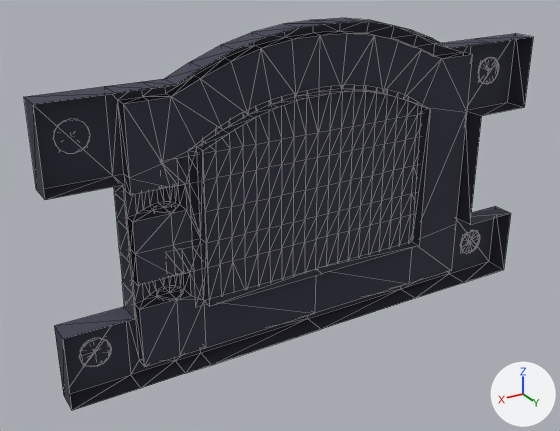
An edit to the glTF model kits/workfiles/m3-base/cast-iron-stove-door.glb, drawn before and after from the same camera.
Before and after are seen from a 50 mm camera at (0.436, 0.663, 0.472) aimed at (0.036, -0.004, 0.139). Lighting does not change. The marker at lower right points along +X, +Y and +Z. The first picture is the older version. Mesh edges are drawn as thin lines. Vertices at exactly the same position are counted once.

Objects in the first picture: 'cast-iron-stove-door'.
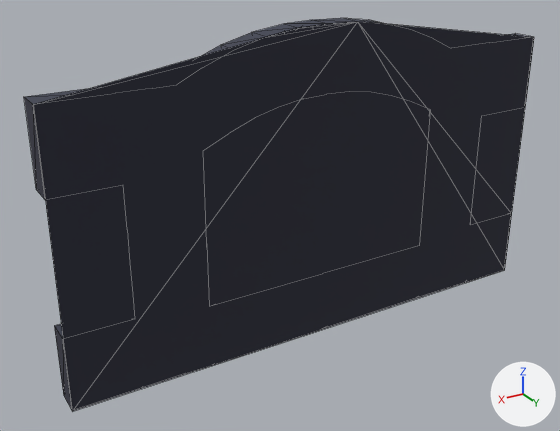
Pixel boxes (x1, y1, x2, y2) of what changed, in the pictures (560 x 431 px):
'cast-iron-stove-door', reshaped: before (24, 18, 533, 410); after (24, 18, 534, 411)
part 1 of me_cast_iron_stove_door, built on: before (33, 40, 511, 393); after (33, 22, 534, 411)

What the commit changed:
me_cast_iron_stove_door is used by ob_cast_iron_stove_door; location (0.0, 0.0, 0.1726).
me_cast_iron_stove_door had 1140 vertices, 2063 faces and spanned x -0.291..0.291, y -0.027..0.027, z -0.173..0.173.
me_cast_iron_stove_door now has 1150 vertices, 2071 faces and spans x -0.291..0.291, y -0.027..0.029, z -0.173..0.173.
Part 1, on me_cast_iron_stove_door:
13 faces are deleted.
10 vertices are added at x -0.291..0.291, y 0.029, z -0.173..0.173.
21 new faces join them.
